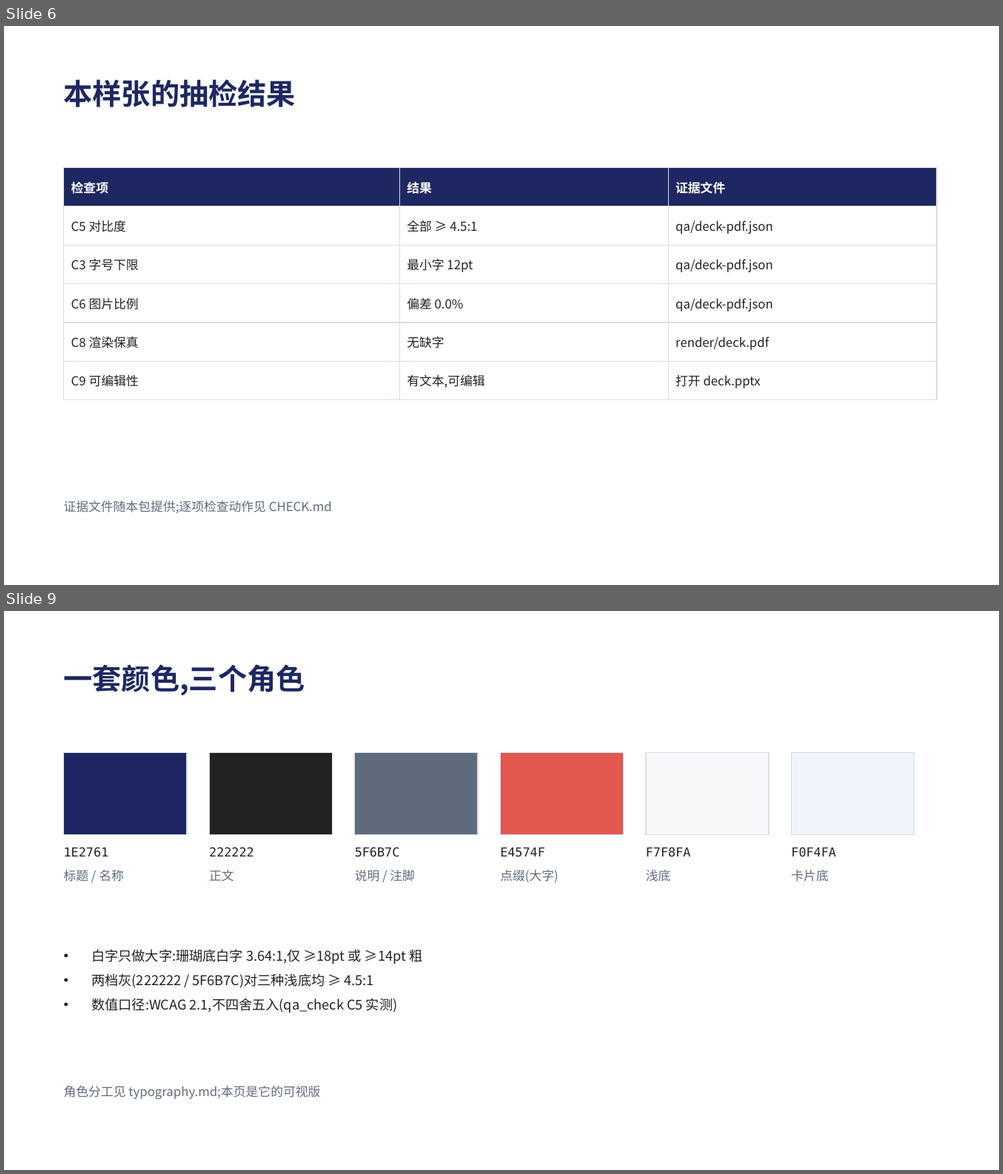
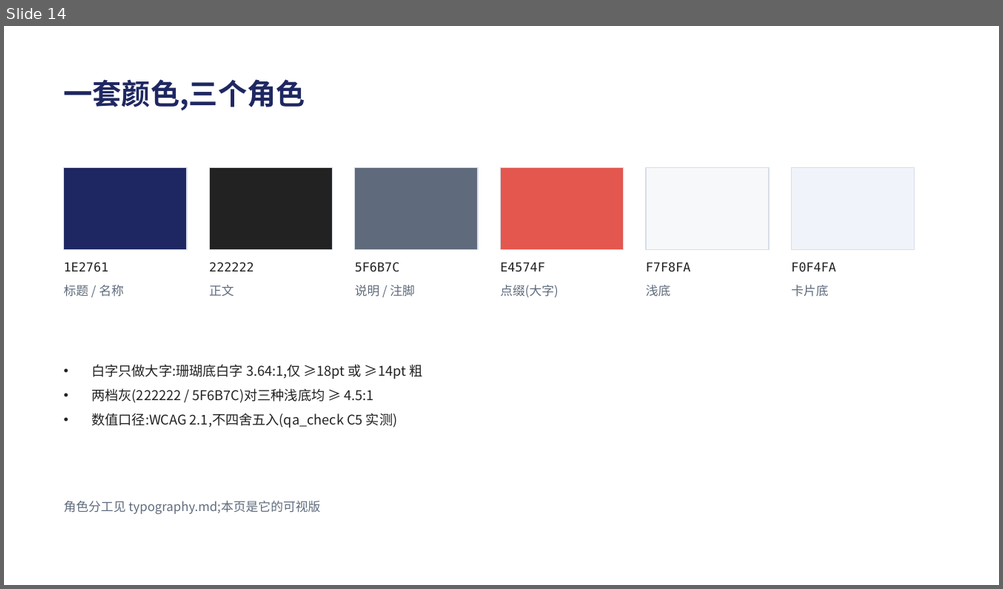
Before and after one commit to Tlaven/skill-repo, a slide deck: pptx-delivery/examples/acceptance-sample/deck.pptx. Shown one above the other, each under a label of ours: slides 6 and 9 before the commit, slide 14 after it; the slides between them are not shown. The pictures are 1003x1174 and 1003x589 pixels, drawn with LibreOffice and Linux fonts; fonts in the diff are those of the drawing. Boxes give left, top, right and bottom in pixels: in the first picture for what was removed or moved away, otherwise in the second. Text is boxed around its words. In the diff, an @@ line names an element or a change of style, - is before the commit and + after.

Commit message:
feat(pptx-delivery): 版式库脚手架(essentials 蒸馏)+ 示例重做为 15 页 12 原型
- 学习与蒸馏(essentials 完整版流程):StrategyU 14 版式库 + Deckary MBB 结构规则 +
  bento 综述 → docs/scaffolds/slide-patterns-essentials.md(候选待作者评审;12 条通例、
  来源分级;"bento 47% 留存"类引用标【待补证据】不予采信)
- 先尺子后提案:示例重做为 15 页 / 12 种原型(执行摘要、大数字、三支柱、chevron 流程、
  时间线、2×2 矩阵、仪表盘、双栏对比、记分卡、引用+证据、图+解读、终端块、色卡、封面/收尾);
  生成器新增点阵纹理(sharp Alpha)与 chevron / triangle / 环形等形状构件,两张图片 aspect 精确
- 判据当场生效:C5 拦下装饰性低对比引号(通例 8)→ 改 ice;记分卡"七项"→"八项"事实修正;
  三支柱补元信息层
- validate PASSED;两层断言 0/0(15 页);CHECK.md 重写(按 15 页版式逐条列检查点);
  SKILL.md 挂新版式脚手架入口

```diff
--- a/pptx-delivery/examples/acceptance-sample/deck.pptx
+++ b/pptx-delivery/examples/acceptance-sample/deck.pptx
@@ slide 6 removed at bbox=[4, 26, 999, 585], background #FFFFFF @@
@@ text removed at bbox=[64, 79, 296, 107] @@
-本样张的抽检结果
@@ table removed at bbox=[64, 168, 936, 392], 6 rows, 3 columns @@
-检查项 | 结果 | 证据文件
-C5 对比度 | 全部 ≥ 4.5:1 | qa/deck-pdf.json
-C3 字号下限 | 最小字 12pt | qa/deck-pdf.json
-C6 图片比例 | 偏差 0.0% | qa/deck-pdf.json
-C8 渲染保真 | 无缺字 | render/deck.pdf
-C9 可编辑性 | 有文本,可编辑 | 打开 deck.pptx
@@ text removed at bbox=[64, 501, 332, 514] @@
-证据文件随本包提供;逐项检查动作见 CHECK.md
@@ what was slide 9 is now slide 14 @@
```
Also in this commit, not shown: 4 slides changed, 9 slides added, 4 other slides removed, 23 other files.
